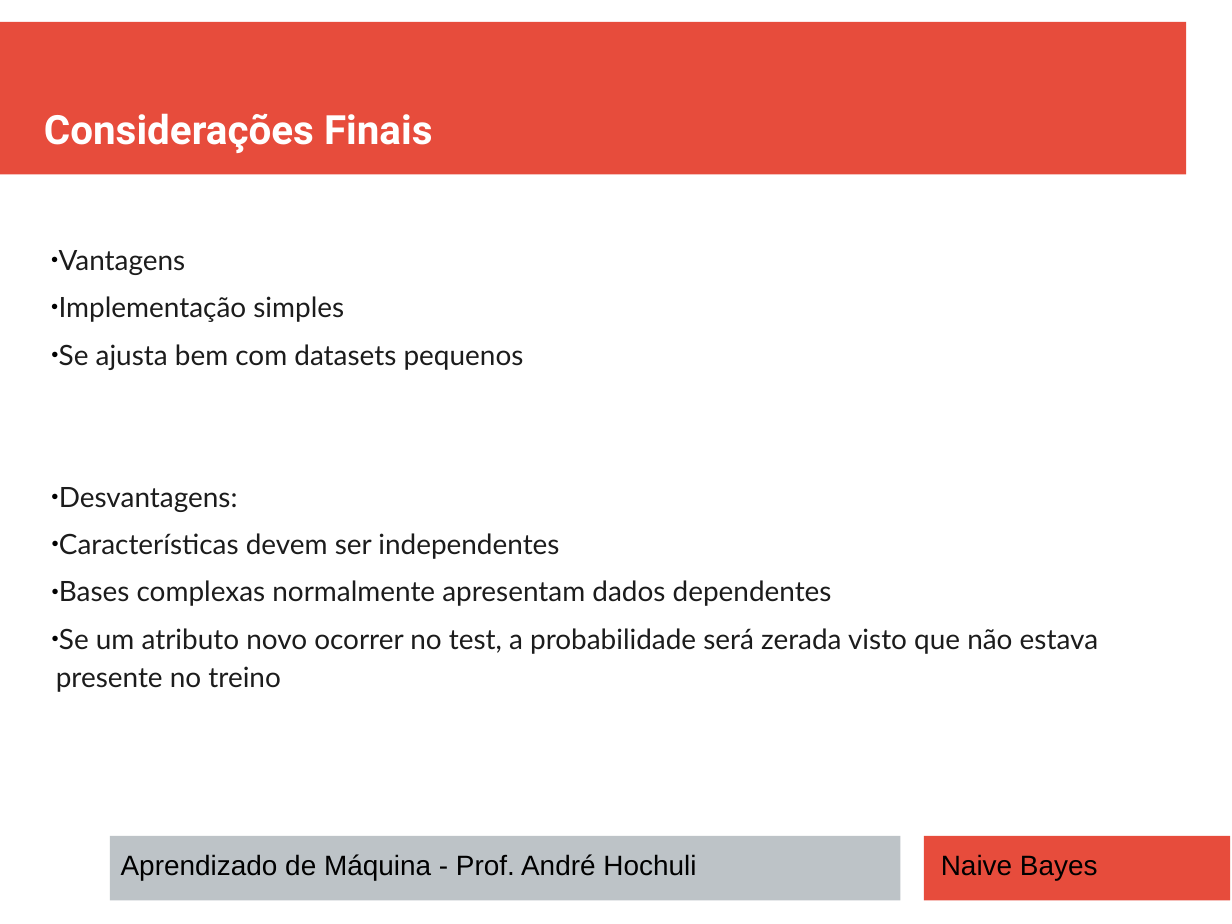
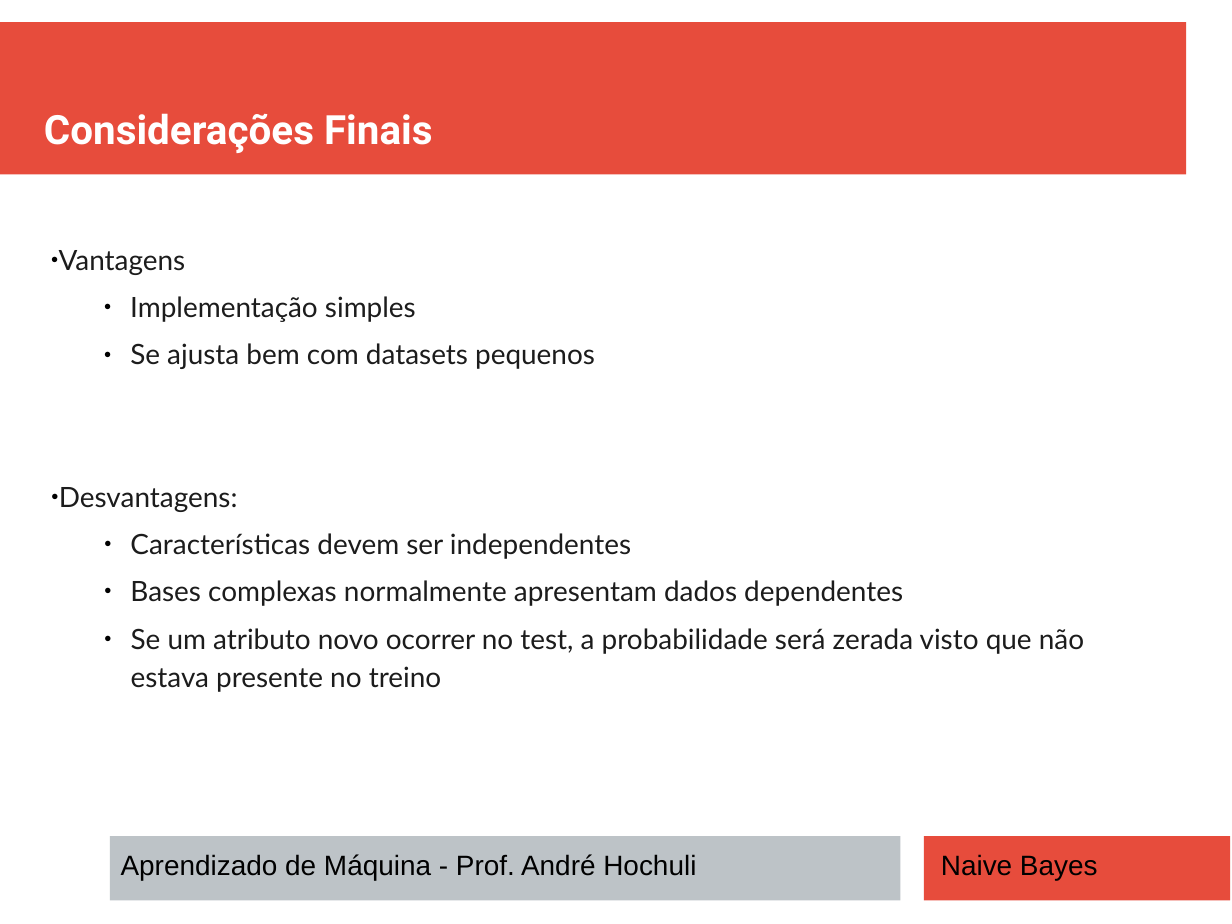
Before and after one commit to andrehochuli/teaching, a slide deck: slide 21 of AprendizadoMaquina/Tópico 02 - Aprendizado Supervisionado/NAIVE BAYES/Tópico 02 - Aprendizado-Supervisionado - Naive Bayes.pptx (slide 17 before the commit). Drawn at 1232x924 pixels with LibreOffice and Linux fonts; fonts in the diff are those of the drawing. Boxes give left, top, right and bottom in pixels: in the first picture for what was removed or moved away, otherwise in the second. Text is boxed around its words. In the diff, an @@ line names an element or a change of style, - is before the commit and + after.

```diff
--- a/AprendizadoMaquina/Tópico 02 - Aprendizado Supervisionado/NAIVE BAYES/Tópico 02 - Aprendizado-Supervisionado - Naive Bayes.pptx
+++ b/AprendizadoMaquina/Tópico 02 - Aprendizado Supervisionado/NAIVE BAYES/Tópico 02 - Aprendizado-Supervisionado - Naive Bayes.pptx
@@ text "Vantagens" at <box>59,250,1084,692</box>: indent changed; list level 2 to 3 in "Implementação simples"; list level 2 to 3 in "Se ajusta bem com datasets ..."; list level 2 to 3 in "Características devem ser independentes"; list level 2 to 3 in "Bases complexas normalmente apresentam dados ..."; list level 2 to 3 in "Se um atributo novo ocorrer ..." @@
```
Also in this commit, not shown: 7 other slides changed, 4 slides added.
